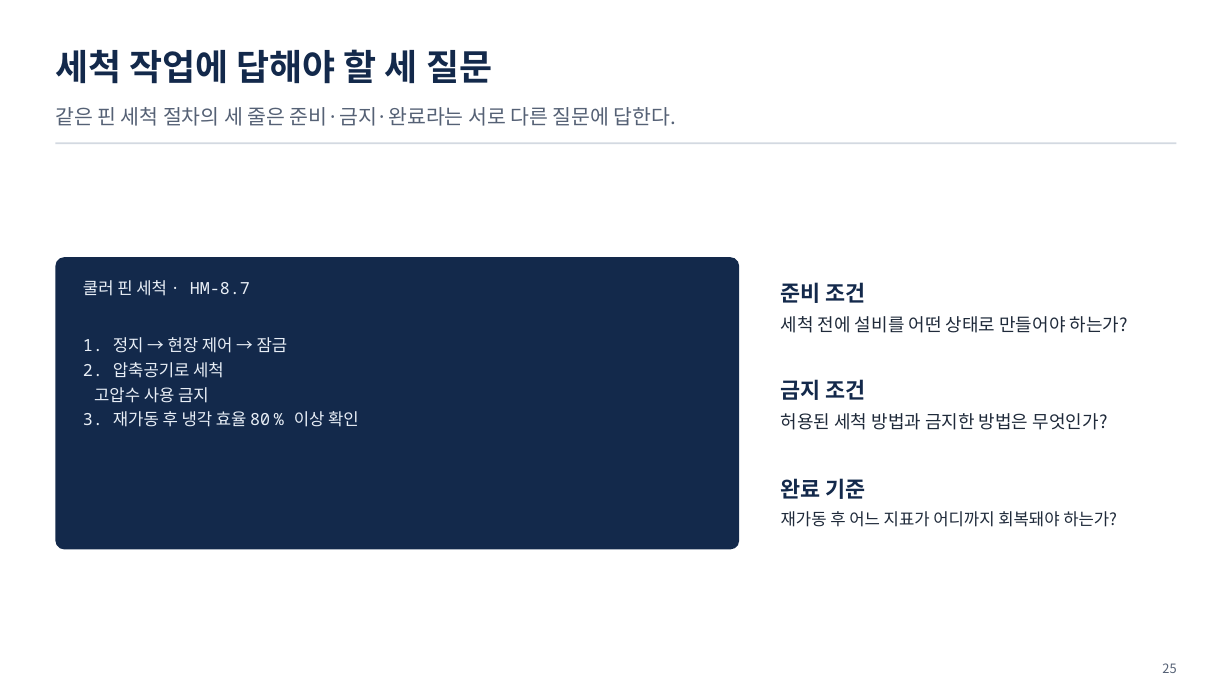
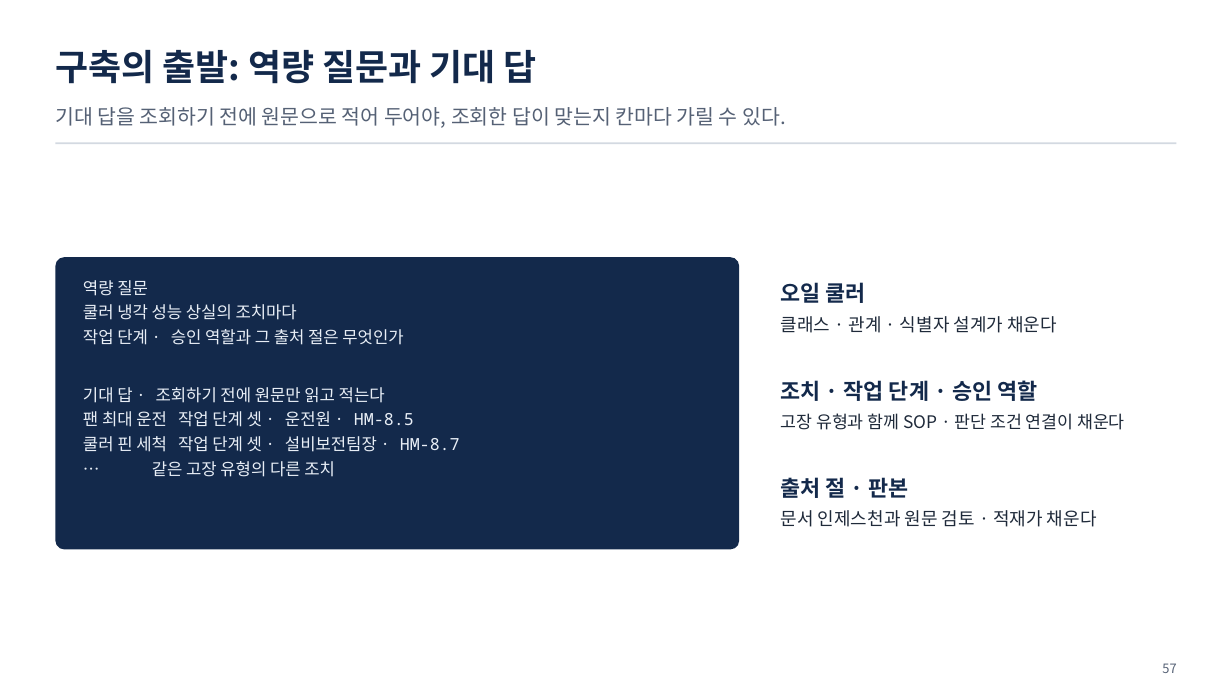
Before and after one commit to uengine-oss/hyd-iot-edu, a slide deck: slide 57 of workspace/강의제작/산출물/실전반/이론/03회차/실전반_03일차.pptx (slide 25 before the commit). Drawn at 1232x693 pixels with LibreOffice and Linux fonts; fonts in the diff are those of the drawing. Boxes give left, top, right and bottom in pixels: in the first picture for what was removed or moved away, otherwise in the second. Text is boxed around its words. In the diff, an @@ line names an element or a change of style, - is before the commit and + after.

Commit message:
실전반 3회차 덱 U4~U7(24~54장) — 통합 4회차 01편을 원본으로 문서 → 지식 단원(합친 장 9쌍 · 샘플 인스턴스 적재와 본격 문서 인제스천 새 장 · 구매 기준서 응용 장)과 실습3~5 소개를 지금 랩대로, 단원마다 독립 검토 지적(4 · 1 · 2 · 2건) 고침. 55~74장은 U8 초안(검토 중) · 남은일에 실전 34~37행 미충족과 통합 4회차 18 · 25장 보류 틈

```diff
--- a/workspace/강의제작/산출물/실전반/이론/03회차/실전반_03일차.pptx
+++ b/workspace/강의제작/산출물/실전반/이론/03회차/실전반_03일차.pptx
@@ text at bbox=[55, 50, 537, 84]: text changed @@
-세척 작업에 답해야 할 세 질문
+구축의 출발: 역량 질문과 기대 답
@@ text at bbox=[55, 107, 786, 128]: text changed @@
-같은 핀 세척 절차의 세 줄은 준비·금지·완료라는 서로 다른 질문에 답한다.
+기대 답을 조회하기 전에 원문으로 적어 두어야, 조회한 답이 맞는지 칸마다 가릴 수 있다.
@@ text at bbox=[83, 280, 460, 477]: text changed @@
-쿨러 핀 세척 · HM-8.7
-1. 정지 → 현장 제어 → 잠금
-2. 압축공기로 세척
-고압수 사용 금지
-3. 재가동 후 냉각 효율 80 % 이상 확인
+역량 질문
+쿨러 냉각 성능 상실의 조치마다
+작업 단계 · 승인 역할과 그 출처 절은 무엇인가
+기대 답 · 조회하기 전에 원문만 읽고 적는다
+팬 최대 운전 작업 단계 셋 · 운전원 · HM-8.5
+쿨러 핀 세척 작업 단계 셋 · 설비보전팀장 · HM-8.7
+… 같은 고장 유형의 다른 조치
@@ text at bbox=[781, 282, 1057, 333]: text changed @@
-준비 조건
-세척 전에 설비를 어떤 상태로 만들어야 하는가?
+오일 쿨러
+클래스 · 관계 · 식별자 설계가 채운다
@@ text at bbox=[781, 380, 1125, 430]: text changed; size 14 to 13.5 pt @@
-금지 조건
-허용된 세척 방법과 금지한 방법은 무엇인가?
+조치 · 작업 단계 · 승인 역할
+고장 유형과 함께 SOP · 판단 조건 연결이 채운다
@@ text at bbox=[781, 477, 1097, 527]: text changed; size 13 to 14 pt @@
-완료 기준
-재가동 후 어느 지표가 어디까지 회복돼야 하는가?
+출처 절 · 판본
+문서 인제스천과 원문 검토 · 적재가 채운다
@@ text at bbox=[1162, 663, 1176, 673]: text changed @@
-25
+57
```
Also in this commit, not shown: 15 other slides changed, 39 slides added, 41 slides removed, 4 other files.
